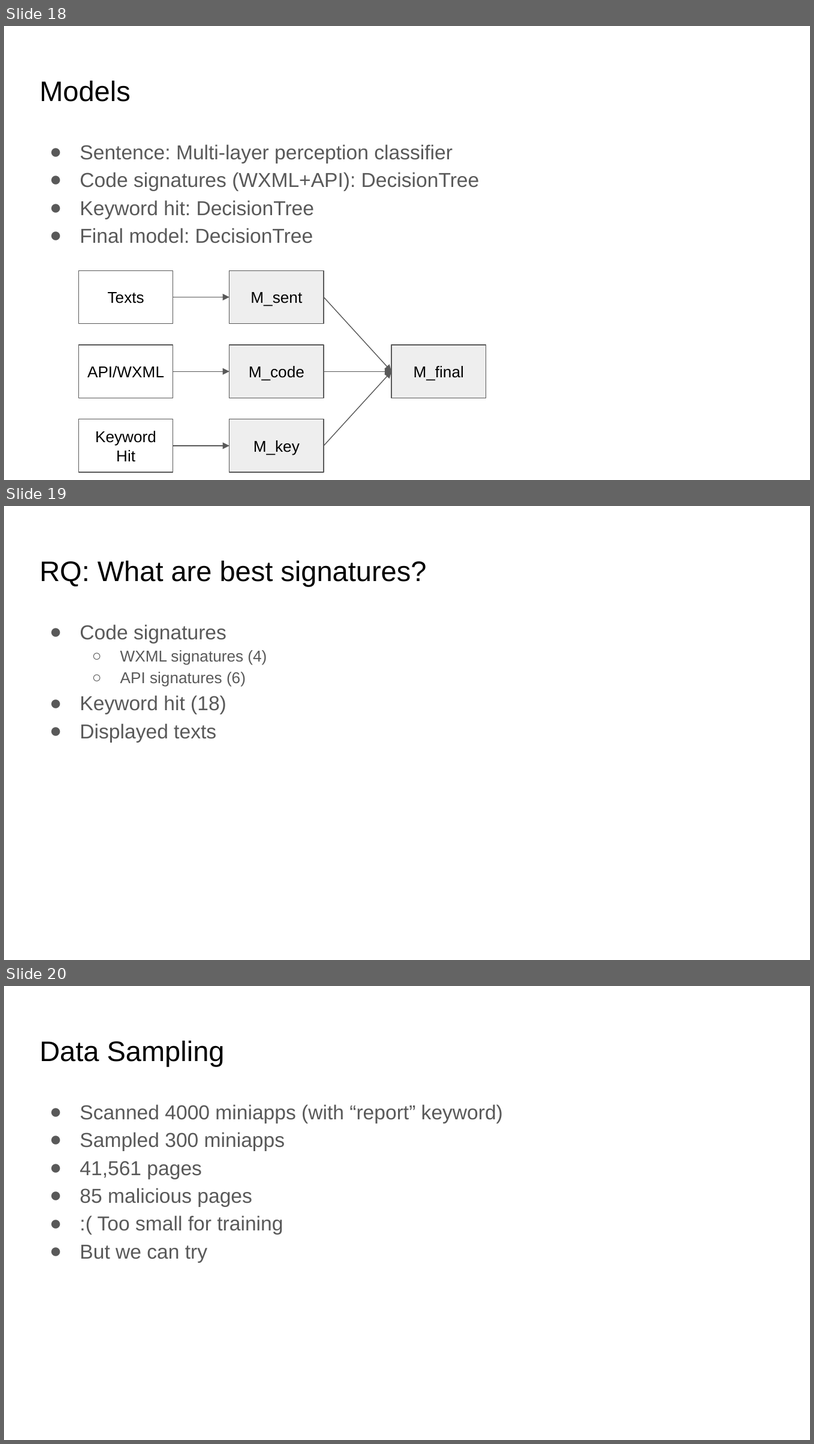
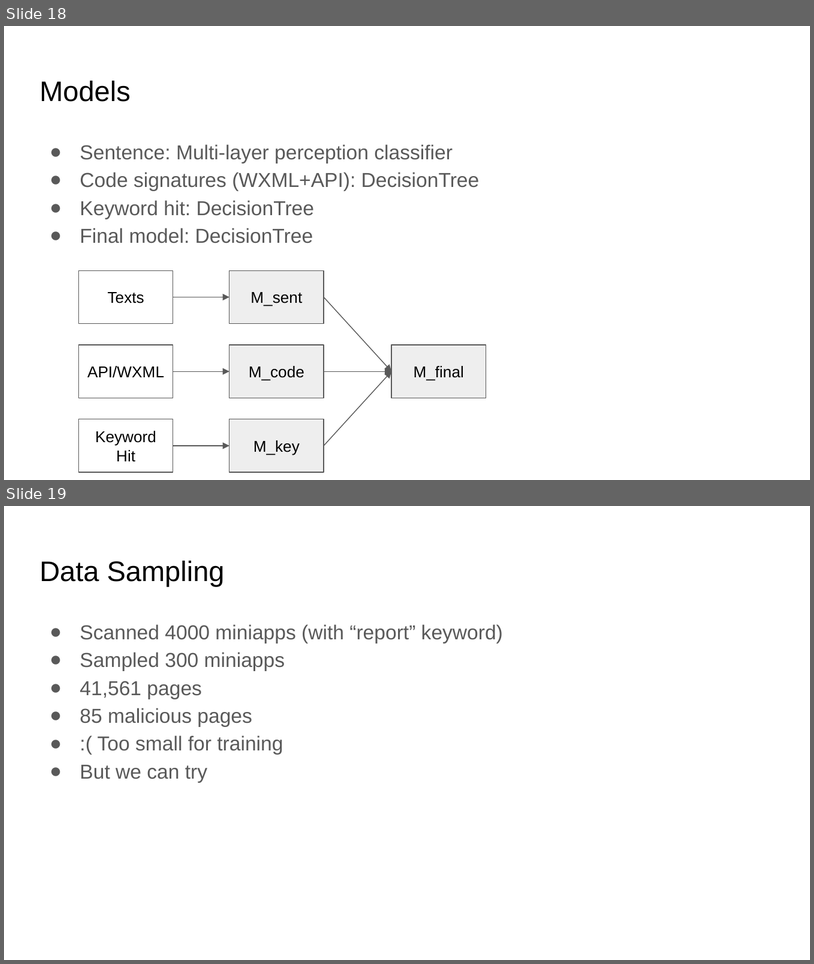
Before and after one commit to frostwing98/frostwing98.github.io, a slide deck: cse.pptx. Shown one above the other, each under a label of ours: slides 18, 19 and 20 before the commit, slides 18 and 19 after it. The pictures are 814x1444 and 814x964 pixels, drawn with LibreOffice and Linux fonts; fonts in the diff are those of the drawing. Boxes give left, top, right and bottom in pixels: in the first picture for what was removed or moved away, otherwise in the second. Text is boxed around its words. In the diff, an @@ line names an element or a change of style, - is before the commit and + after.

```diff
--- a/cse.pptx
+++ b/cse.pptx
@@ slide 19 removed at (x1=4, y1=506, x2=810, y2=960), background #FFFFFF @@
@@ title removed at (x1=39, y1=561, x2=426, y2=586) @@
-RQ: What are best signatures?
@@ text removed at (x1=80, y1=624, x2=267, y2=742) @@
-● Code signatures
-  ○ WXML signatures (4)
-  ○ API signatures (6)
-● Keyword hit (18)
-● Displayed texts
@@ what was slide 20 is now slide 19 @@
```
